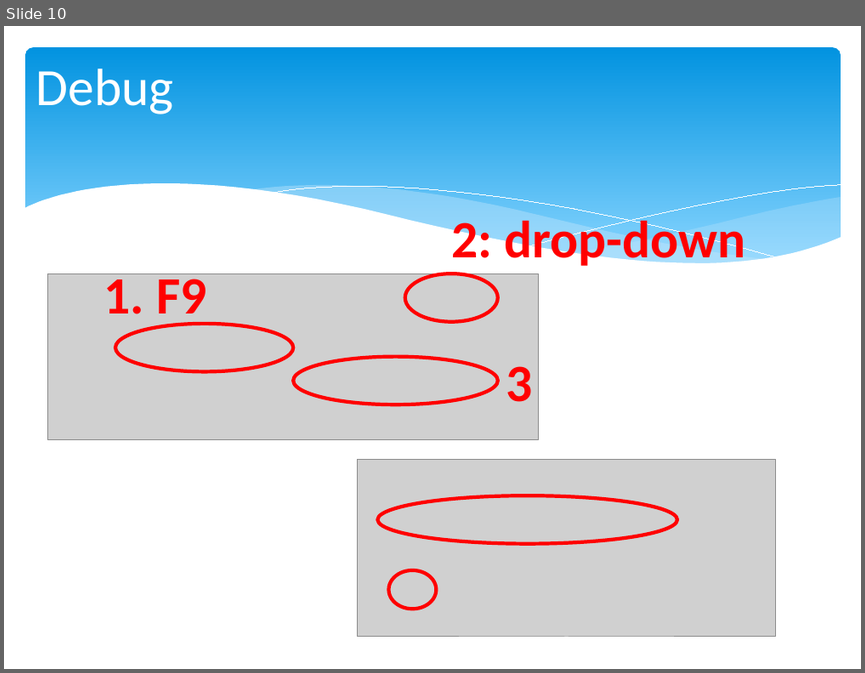
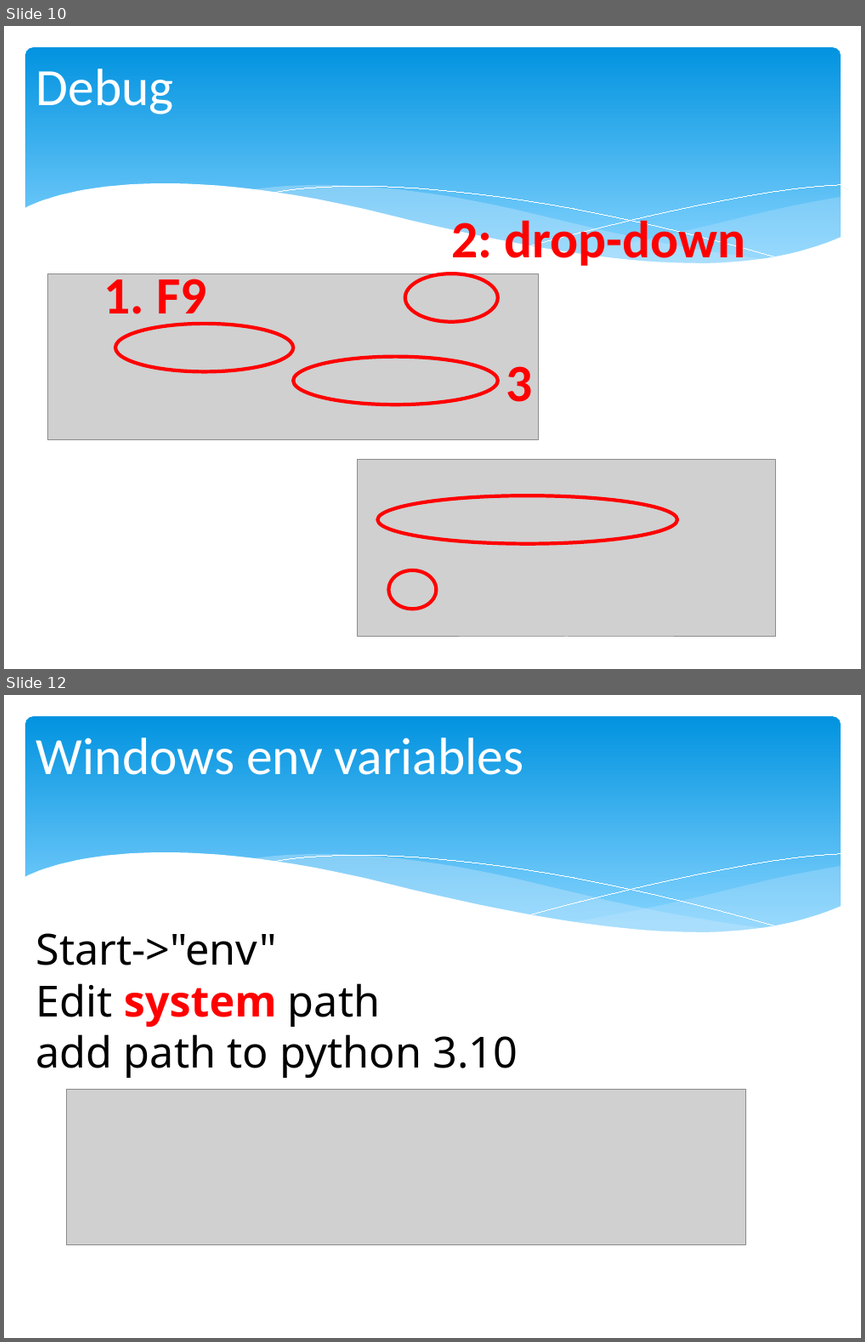
Before and after one commit to chris-turps/QA_Python3, a slide deck: DG_01 VSC-Setup.pptx. Shown one above the other, each under a label of ours: slide 10 before the commit, slides 10 and 12 after it; the slides between them are not shown. The pictures are 865x673 and 865x1342 pixels, drawn with LibreOffice and Linux fonts; fonts in the diff are those of the drawing; grey boxes stand for pictures. Boxes give left, top, right and bottom in pixels: in the first picture for what was removed or moved away, otherwise in the second. Text is boxed around its words. In the diff, an @@ line names an element or a change of style, - is before the commit and + after.

```diff
--- a/DG_01 VSC-Setup.pptx
+++ b/DG_01 VSC-Setup.pptx
@@ slide 12 added at (4, 695, 861, 1338), background #FFFFFF; not listed: 6 template elements that a slide beside it also shows @@
@@ title added at (36, 737, 524, 775), 44 pt, text #FFFFFF @@
+Windows env variables
@@ text added at (36, 933, 517, 1077), 36 pt, text #000000 @@
+Start->"env"
+Edit system path
+add path to python 3.10
@@ picture added at (67, 1089, 746, 1245) @@
```
Also in this commit, not shown: 2 other slides added, 8 other files.
